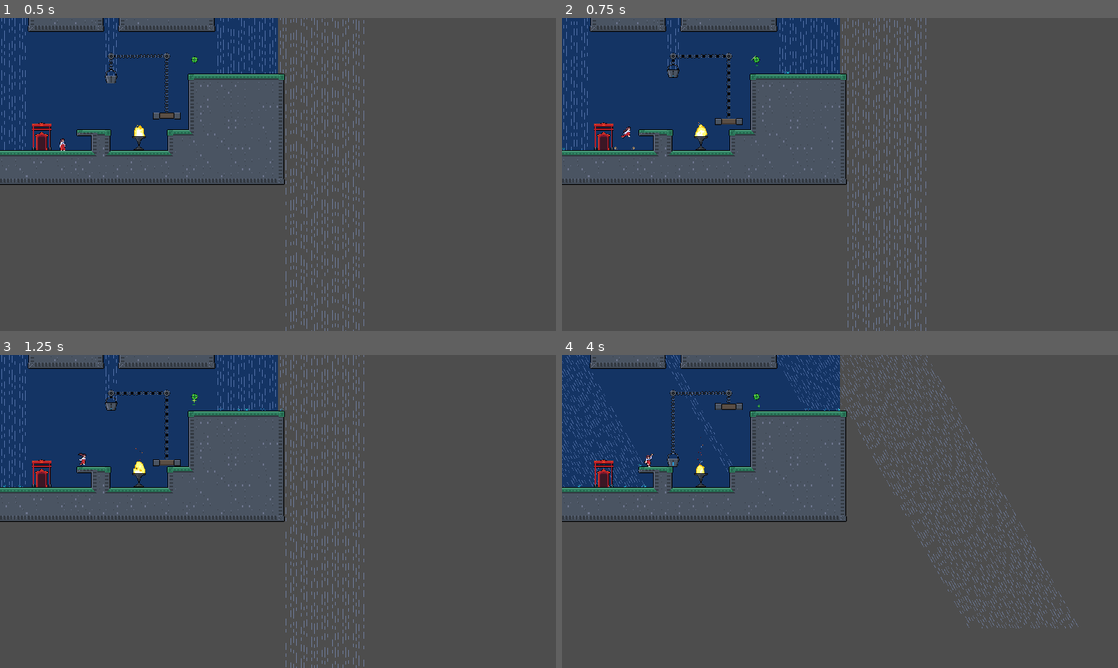
Above: before the commit, frames 1-4 (two rows, left to right).
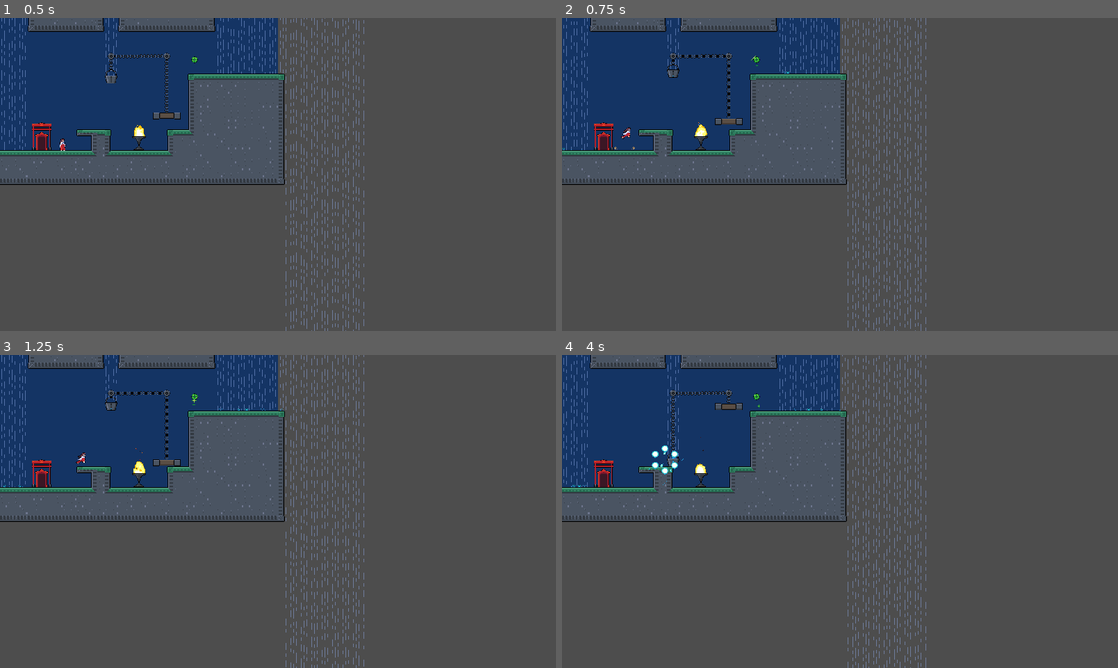
Above: after the commit, the same moments.

Repository: cassidyjames/amaya-maiden-of-the-storm
Game: Godot game, scene res://levels/level8.tscn
The game is run twice, just before and just after one commit, with the same random seed, the same clock (stepped at 60 frames per second) and the same inputs. This scene is started directly instead of the project's main scene. Sound files missing from this copy of the repository are replaced by a short silence.
Inputs:
- Up to frame 1 (0.5 s): no input
- Up to frame 2 (0.75 s): tap Enter at 0.5 s; hold Right (run_right) from 0.53 s (still down); hold X (jump) from 0.53 s (still down)
- Up to frame 3 (1.25 s): keep holding Right (run_right); keep holding X (jump)
- Up to frame 4 (4 s): release Right (run_right) at 1.28 s; release X (jump) at 1.28 s; hold Down (down) 1.28-2.03 s; tap C (change_wind) at 1.35, 2.85 s; tap X (jump) at 1.52, 1.55, 1.82, 3.02, 3.05, 3.32 s; hold Right (run_right) 2.03-2.78 s; hold X (jump) 2.03-2.78 s; hold Up (up) 2.78-3.53 s; hold Left (run_left) from 3.53 s (still down); hold X (jump) from 3.53 s (still down)

Frame 1 is identical in both runs. In frame 2, less than 0.1% of the frame differs, in the area x 10-13%, y 34-39%; in frame 3, less than 0.1%; in frame 4, 4.3%, in the area x 0-93%, y 0-100%.

Commit message:
Implement hard landing

Diff:
--- a/game/objects/player.gd
+++ b/game/objects/player.gd
@@ -7,9 +7,9 @@
 const RUN_SPEED : float = 80.0
 const RUN_ACCEL : float = 512.0
 const RUN_DECEL : float = 512.0
-const JUMP : float = 240.0
-const FALL_INCR : float = 280.0
-const MAX_FALL : float = 160.0
+const JUMP : float = 160.0
+const FALL_INCR : float = 240.0
+const MAX_FALL : float = 320.0
 
 @onready var sprite : Sprite2D = $Sprite2D
 @onready var orb_float_point : Node2D = $OrbFloatPoint
@@ -21,7 +21,7 @@
 @onready var audio_jump : AudioStreamPlayer = $Audio_Jump
 @onready var audio_land : AudioStreamPlayer = $Audio_Land
 
-enum State {NORMAL, JUMPING, WIND_CHANGE, CHANGE_LEFT, CHANGE_RIGHT, HIT}
+enum State {NORMAL, JUMPING, LANDING, WIND_CHANGE, CHANGE_LEFT, CHANGE_RIGHT, HIT}
 
 var current_state : int = State.NORMAL
 var has_orb : bool = false
@@ -71,8 +71,12 @@
 		if normal == Vector2.DOWN:
 			velocity.y = 0.0
 		elif normal == Vector2.UP and current_state == State.JUMPING:
+			if velocity.y >= 200:
+				current_state = State.LANDING
+			else:
+				current_state = State.NORMAL
+			print(velocity.y)
 			velocity.y = 0.0
-			current_state = State.NORMAL
 			anim_index = 0.0
 			audio_land.play()
 
@@ -180,7 +184,7 @@
 		audio_jump.play()
 	else:
 		if !Input.is_action_pressed("jump"):
-			velocity.y = clamp(velocity.y + (FALL_INCR * delta), -MAX_FALL / 2.0, MAX_FALL)
+			velocity.y = clamp(velocity.y + (FALL_INCR * delta), -MAX_FALL / 4.0, MAX_FALL)
 		else:
 			velocity.y = clamp(velocity.y + (FALL_INCR * delta), -MAX_FALL, MAX_FALL)
 
@@ -188,6 +192,14 @@
 
 	do_horizontal_movement(delta)
 	do_vertical_movement(delta)
+
+func state_landing(delta : float) -> void:
+	anim_index += delta * 10.0
+	if anim_index >= 4.0:
+		current_state = State.NORMAL
+		anim_index = 0.0
+	else:
+		sprite.frame = 53 + clamp(anim_index, 0.0, 2.0)
 
 func state_wind_change(delta : float) -> void:
 	anim_index += delta * 10.0
@@ -233,6 +245,7 @@
 func _physics_process(delta : float) -> void:
 	match current_state:
 		State.NORMAL: state_normal(delta)
+		State.LANDING: state_landing(delta)
 		State.JUMPING: state_jumping(delta)
 		State.WIND_CHANGE: state_wind_change(delta)
 		State.CHANGE_LEFT: state_change_left(delta)
